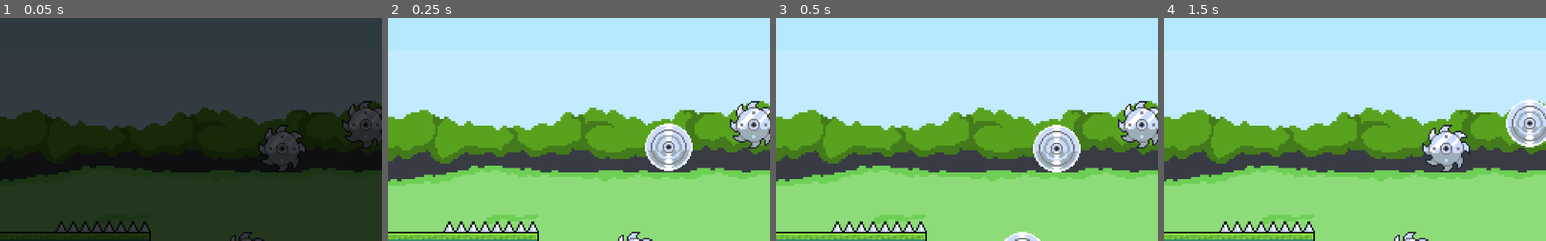
Above: before the commit, frames 1-4 (left to right).
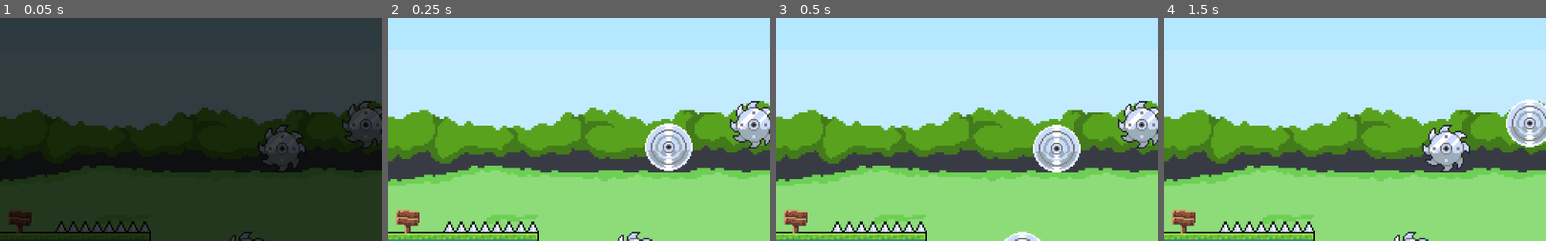
Above: after the commit, the same moments.

Repository: atka66/cccc
Game: Godot game, scene res://maps/Map21.tscn
The game is run twice, just before and just after one commit, with the same random seed, the same clock (stepped at 60 frames per second) and the same inputs. This scene is started directly instead of the project's main scene. Sound files missing from this copy of the repository are replaced by a short silence.
Inputs:
- Up to frame 1 (0.05 s): no input
- Up to frame 2 (0.25 s): no input
- Up to frame 3 (0.5 s): no input
- Up to frame 4 (1.5 s): tap Enter at 0.5 s; hold D (right_1) from 0.53 s (still down); tap S (dash_1) at 0.6 s; tap W (jump_1) at 0.77 s; tap Down (dash_2) at 1.35 s
The pictures show only the part of the screen within x 24-74%, y 21-71%; the shares and areas given below are measured in that part.

The runs differ from the first frame. In frame 1, 0.4% of the frame differs, in the area x 2-9%, y 86-97%; in frame 2, 0.5%, in the area x 2-9%, y 85-97%; in frame 3, 0.5%; in frame 4, 0.5%.

Commit message:
saw sign

Diff:
--- a/Res.gd
+++ b/Res.gd
@@ -30,7 +30,7 @@
 	{"chapter": 2, "name":"todo", "path":"res://maps/Map22.tscn"},
 	{"chapter": 2, "name":"todo", "path":"res://maps/Map23.tscn"},
 	{"chapter": 2, "name":"leap of faith", "path":"res://maps/Map24.tscn"},
-	{"chapter": 2, "name":"a giant thorny bush", "path":"res://maps/Map25.tscn"},
+	{"chapter": 2, "name":"thorn bush", "path":"res://maps/Map25.tscn"},
 ]
 
 const PreSlides = [
--- a/maps/Map21.tscn
+++ b/maps/Map21.tscn
@@ -7,6 +7,8 @@
 [ext_resource path="res://objects/Exit.tscn" type="PackedScene" id=5]
 [ext_resource path="res://objects/hazard/Spike.tscn" type="PackedScene" id=6]
 [ext_resource path="res://objects/hazard/SawBlade.tscn" type="PackedScene" id=7]
+[ext_resource path="res://objects/deco/Sign.tscn" type="PackedScene" id=8]
+[ext_resource path="res://sprites/signhelps/sign_saw.png" type="Texture" id=9]
 
 [node name="Map" type="Node2D" groups=["map"]]
 scale = Vector2( 2, 2 )
@@ -98,3 +100,7 @@
 
 [node name="SawBlade4" parent="." instance=ExtResource( 7 )]
 position = Vector2( 368, 136 )
+
+[node name="Sign" parent="." instance=ExtResource( 8 )]
+position = Vector2( 136, 200 )
+signHintSprite = ExtResource( 9 )
Not shown: 1 places in maps/Map21.tscn that only renumber resources
Binary file added: sprites/signhelps/sign_saw.png
Not shown, added: sprites/signhelps/sign_saw.png.import
